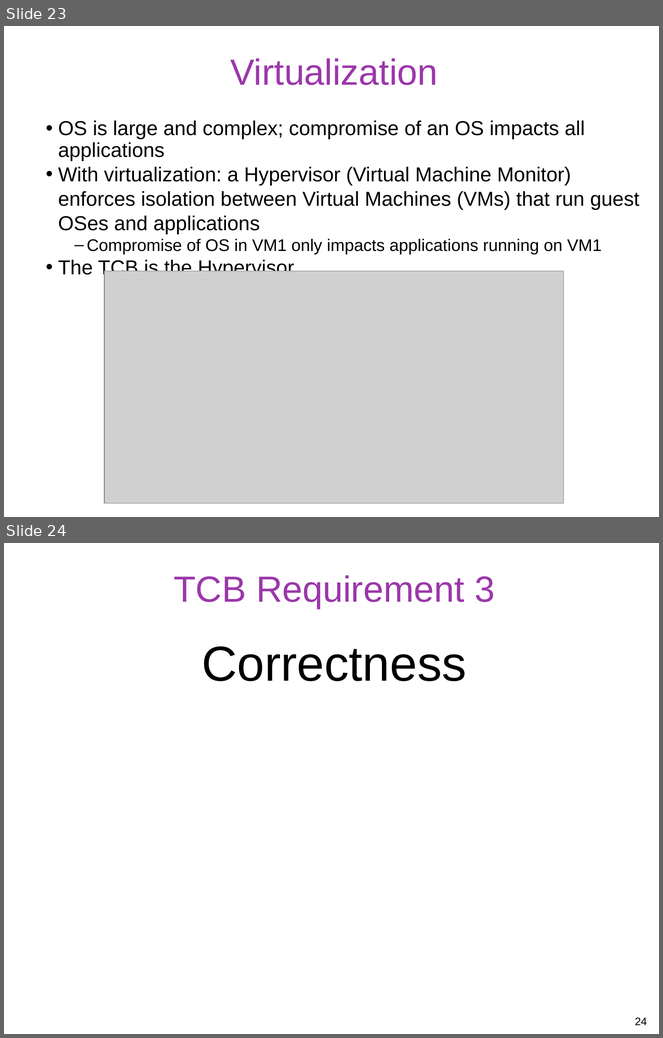
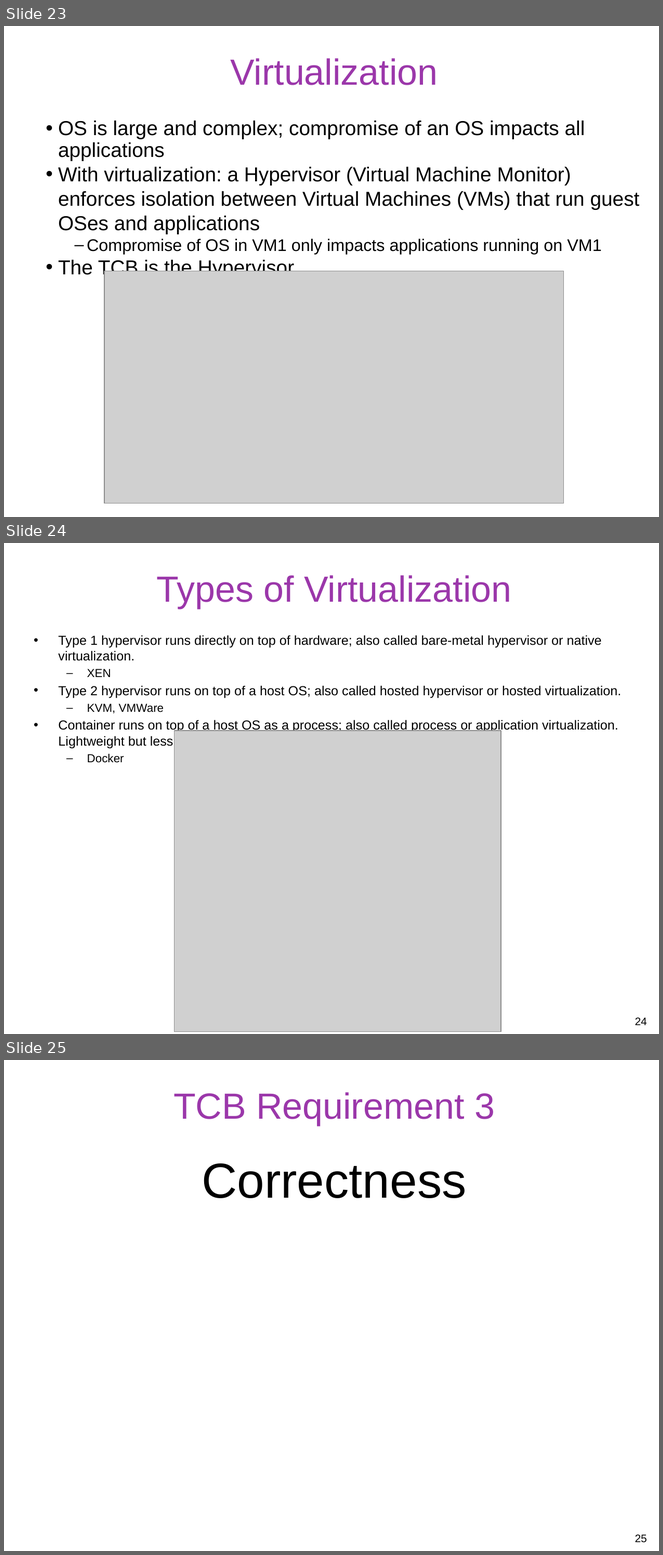
Before and after one commit to gulaoshi/gu.github.io, a slide deck: InfoSec/PPTs/CH12-OS Security.pptx. Shown one above the other, each under a label of ours: slides 23 and 24 before the commit, slides 23, 24 and 25 after it. The pictures are 663x1038 and 663x1555 pixels, drawn with LibreOffice and Linux fonts; fonts in the diff are those of the drawing; grey boxes stand for pictures. Boxes give left, top, right and bottom in pixels: in the first picture for what was removed or moved away, otherwise in the second. Text is boxed around its words. In the diff, an @@ line names an element or a change of style, - is before the commit and + after.

```diff
--- a/InfoSec/PPTs/CH12-OS Security.pptx
+++ b/InfoSec/PPTs/CH12-OS Security.pptx
@@ slide 24 added at [4,543,659,1034], background #FFFFFF @@
@@ title added at [157,575,512,609], 40 pt, text #9B37AA @@
+Types of Virtualization
@@ text added at [58,635,622,763], 14.4 pt, text #000000 @@
+• Type 1 hypervisor runs directly on top of hardware; also called bare-metal hypervisor or native virtualization.
+  – XEN
+• Type 2 hypervisor runs on top of a host OS; also called hosted hypervisor or hosted virtualization.
+  – KVM, VMWare
+• Container runs on top of a host OS as a process; also called process or application virtualization. Lightweight but less secure than Type 1 or 2 hypervisor.
+  – Docker
@@ picture added at [175,731,501,1032] @@
@@ page number added at [635,1018,647,1026], 12 pt, text #000000 @@
+24
@@ what was slide 24 is now slide 25 @@
@@ page number at [635,1535,647,1543]: text changed @@
-24
+25
```
Also in this commit, not shown: 10 other files.
